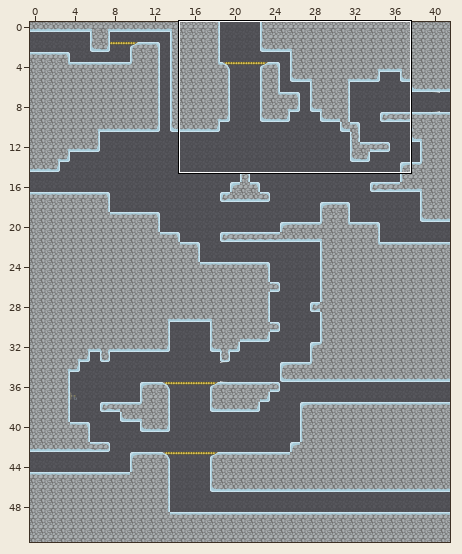
An edit to a level. Tiled map, TiledMaps/room0-2.tmx. The first picture is a wide view before the edit; the outline marks the close-up.
Close-up. Before the commit:
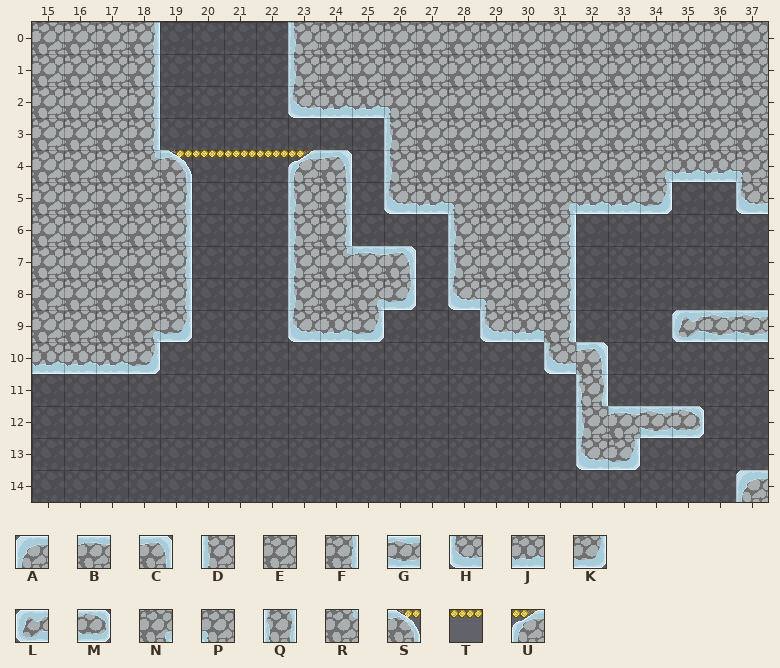
Cells are 32x32 px. Shown: x 15..37, y 0..14.
Key: from "tilemap": A 3, B 4, C 5, D 9, E 10, F 11, G 12, H 15, J 16, K 17, L 18, M 20, N 21, P 23, Q 25, R 33, S 48, T 49, U 50.
_ is an empty cell.
Layers that did not change in this view are not listed.
Layer "foreground" before, first column x 15:
 0 EEEF____DEEEEEEEEEEEEEE
 1 EEEF____DEEEEEEEEEEEEEE
 2 EEEF____HJJPEEEEEEEEEEE
 3 EEEF_______DEEEEEEEEEEE
 4 EEERSTTTUC_DEEEEEEENJJP
 5 EEEEF___DF_HJPEENJJK__H
 6 EEEEF___DF___DEEF______
 7 EEEEF___DRBC_DEEF______
 8 EEEEF___DENK_HPEF______
 9 EEENK___HJK___HJF___LGG
10 JJJK____________HC_____
11 _________________Q_____
12 _________________DBGM__
13 _________________HK____
14 ______________________A
After the commit:
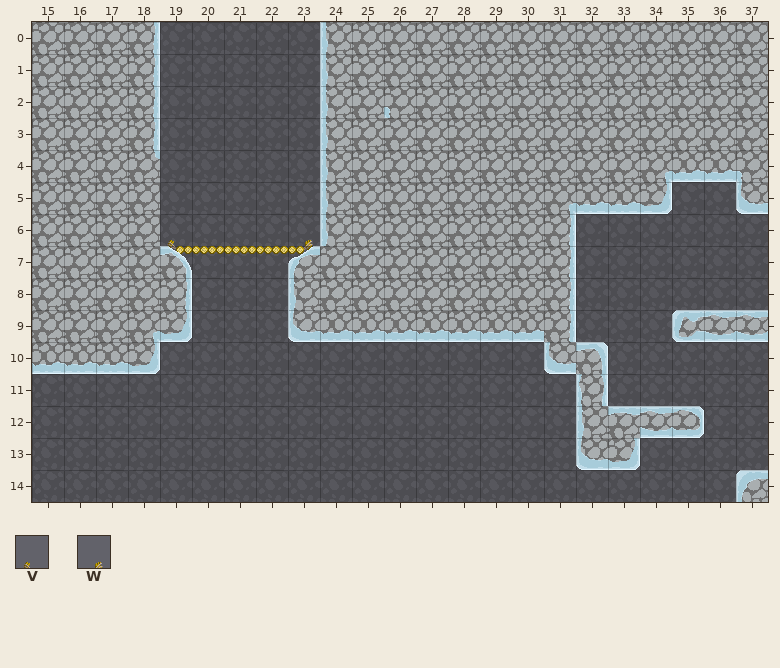
Further tiles: from "tilemap": V 42, W 44.
The exact change:
Layer "foreground":
y 0..1: x 23..24 DE -> _D
y 2: x 23..25 HJJ -> _DE
y 3: x 24..26 __D -> DEE
y 4: x 19..26 STTTUC_D -> _____DEE
y 5: x 19 F -> _; x 23..28 DF_HJP -> _DEEEE
y 6: x 19 F -> V; x 23..28 DF___D -> WDEEEE
y 7: x 19..28 F___DRBC_D -> STTTUEEEEE
y 8: x 25..29 NK_HP -> EEEEE
y 9: x 25..29 K___H -> JJJJJ
Boxes around the changes in both close-ups, in picture pixels (x1, y1, x2, y2):
changed: (160, 22, 510, 342)
